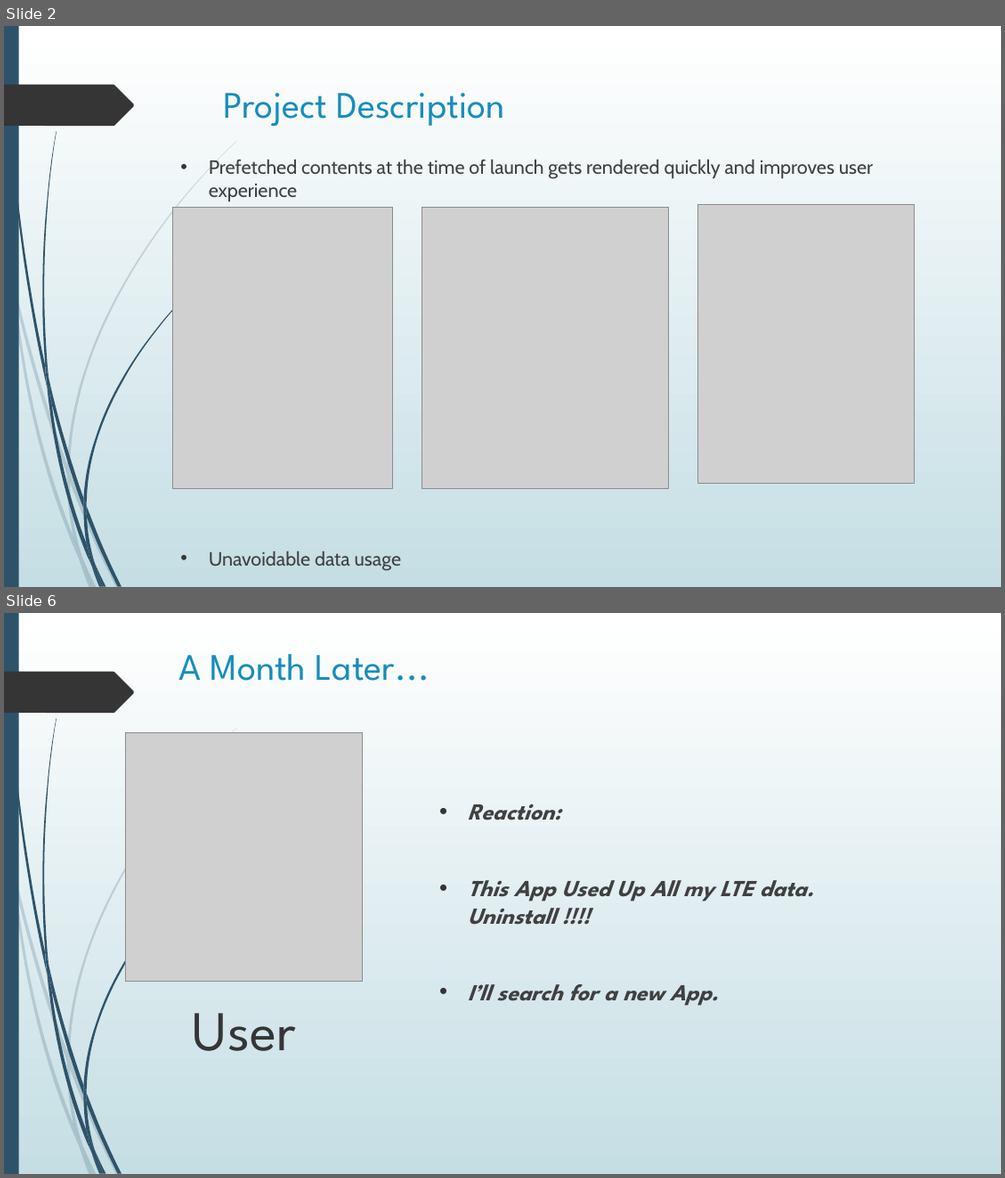
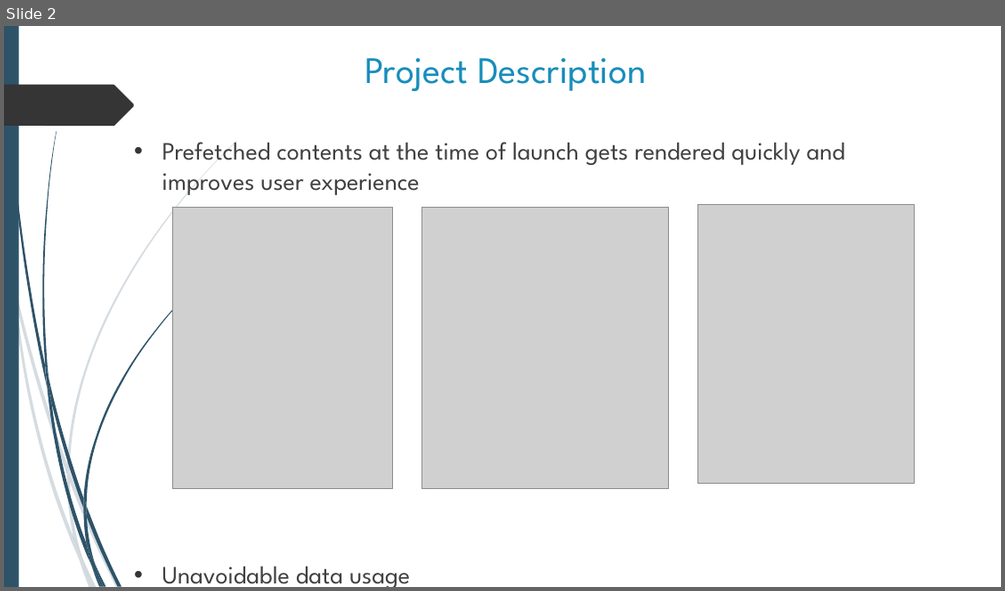
Before and after one commit to shahamish150294/PrefetchProcrastinatorAndroid, a slide deck: Prefetch Procrastinator Final Presentation.pptx. Shown one above the other, each under a label of ours: slides 2 and 6 before the commit, slide 2 after it; the slides between them are not shown. The pictures are 1005x1178 and 1005x591 pixels, drawn with LibreOffice and Linux fonts; fonts in the diff are those of the drawing; grey boxes stand for pictures. Boxes give left, top, right and bottom in pixels: in the first picture for what was removed or moved away, otherwise in the second. Text is boxed around its words. In the diff, an @@ line names an element or a change of style, - is before the commit and + after.

```diff
--- a/Prefetch Procrastinator Final Presentation.pptx
+++ b/Prefetch Procrastinator Final Presentation.pptx
@@ slide 6 removed at (4, 613, 1001, 1174), background gradient #FFFFFF to #C5DEE5; not listed: 24 template elements that a slide beside it also shows @@
@@ title removed at (178, 654, 429, 681) @@
-A Month Later...
@@ picture removed at (126, 732, 362, 981) @@
@@ text removed at (468, 804, 814, 1005) @@
-• Reaction:
-• This App Used Up All my LTE data. Uninstall !!!!
-• I’ll search for a new App.
@@ text removed at (193, 1013, 296, 1051) @@
-User
@@ slide 2 changed as well @@
@@ background gradient #FFFFFF to #C5DEE5 to #FFFFFF @@
@@ title "Project Description": place and size @@
-title "Project Description" at (224, 93, 505, 127)
+title "Project Description" at (364, 58, 647, 92)
@@ title "Project Description" at (364, 58, 647, 92): alignment left to centre @@
@@ text "Prefetched contents at the time ...": place and size @@
-text "Prefetched contents at the time ..." at (209, 160, 873, 566)
+text "Prefetched contents at the time ..." at (162, 142, 845, 587)
@@ text "Prefetched contents at the time ..." at (162, 142, 845, 587): size 18.5 to 24 pt, font Cabin to League Spartan @@
```
Also in this commit, not shown: 14 other slides changed, 5 other slides removed.
